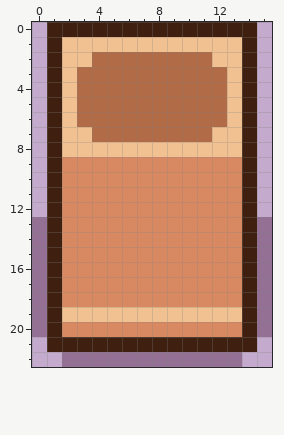
Pixel-art sprite -- upper_district_main_trashbin.png. Above, as it was before the edit.
The file is 16x23 pixels.
After:
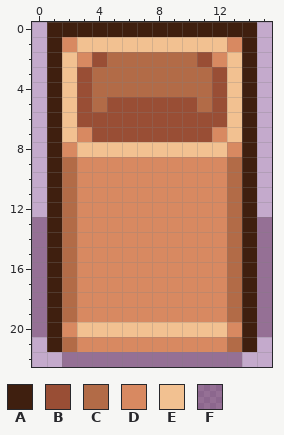
Palette (. is transparent): A #3f1f0f  B #994e35  C #b26b47  D #d88961  E #f2c191  F #4c164064
Difference:
@@ x 0..15 @@
  0 .AAAAAAAAAAAAAA.
- 1 .AEEEEEEEEEEEEA.
- 2 .AEECCCCCCCCEEA.
- 3 .AECCCCCCCCCCEA.
- 4 .AECCCCCCCCCCEA.
- 5 .AECCCCCCCCCCEA.
- 6 .AECCCCCCCCCCEA.
- 7 .AEECCCCCCCCEEA.
- 8 .AEEEEEEEEEEEEA.
- 9 .ADDDDDDDDDDDDA.
-10 .ADDDDDDDDDDDDA.
-11 .ADDDDDDDDDDDDA.
-12 .ADDDDDDDDDDDDA.
-13 FADDDDDDDDDDDDAF
-14 FADDDDDDDDDDDDAF
-15 FADDDDDDDDDDDDAF
-16 FADDDDDDDDDDDDAF
-17 FADDDDDDDDDDDDAF
-18 FADDDDDDDDDDDDAF
-19 FAEEEEEEEEEEEEAF
-20 FADDDDDDDDDDDDAF
-21 .AAAAAAAAAAAAAA.
+ 1 .ADEEEEEEEEEEDA.
+ 2 .AEDBCCCCCCBDEA.
+ 3 .AEBCCCCCCCCBEA.
+ 4 .AEBCCCCCCCCBEA.
+ 5 .AEBCBBBBBBCBEA.
+ 6 .AEBBBBBBBBBBEA.
+ 7 .AEDBBBBBBBBDEA.
+ 8 .ADEEEEEEEEEEDA.
+ 9 .ACDDDDDDDDDDCA.
+10 .ACDDDDDDDDDDCA.
+11 .ACDDDDDDDDDDCA.
+12 .ACDDDDDDDDDDCA.
+13 FACDDDDDDDDDDCAF
+14 FACDDDDDDDDDDCAF
+15 FACDDDDDDDDDDCAF
+16 FACDDDDDDDDDDCAF
+17 FACDDDDDDDDDDCAF
+18 FACDDDDDDDDDDCAF
+19 FACDDDDDDDDDDCAF
+20 FADEEEEEEEEEEDAF
+21 .ACDDDDDDDDDDCA.
 22 ..FFFFFFFFFFFF..
